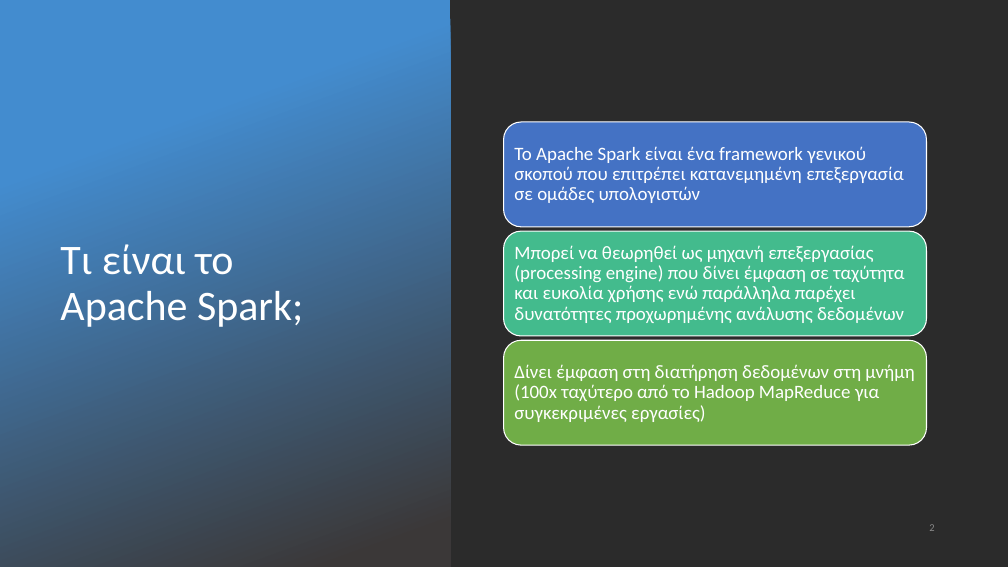
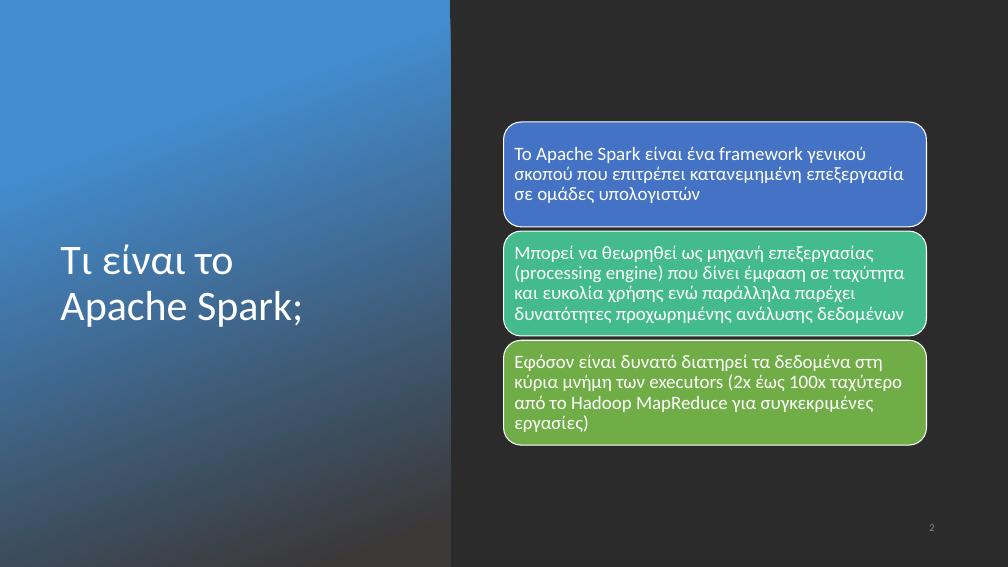
Before and after one commit to chgogos/big_data, a slide deck: slide 2 of 04. Apache Spark.pptx. Drawn at 1008x567 pixels with LibreOffice and Linux fonts; fonts in the diff are those of the drawing; background and template pictures are left out; a plain dark background stands for a picture behind light text. Boxes give left, top, right and bottom in pixels: in the first picture for what was removed or moved away, otherwise in the second. Text is boxed around its words. In the diff, an @@ line names an element or a change of style, - is before the commit and + after.

Commit message:
spark

```diff
--- a/04. Apache Spark.pptx
+++ b/04. Apache Spark.pptx
@@ text at [514, 354, 902, 432]: text changed @@
-Δίνει έμφαση στη διατήρηση δεδομένων στη μνήμη (100x ταχύτερο από το Hadoop MapReduce για συγκεκριμένες εργασίες)
+Εφόσον είναι δυνατό διατηρεί τα δεδομένα στη κύρια μνήμη των executors (2x έως 100x ταχύτερο από το Hadoop MapReduce για συγκεκριμένες εργασίες)
```
Also in this commit, not shown: 9 other slides changed, 1 slide removed, 11 other files.
